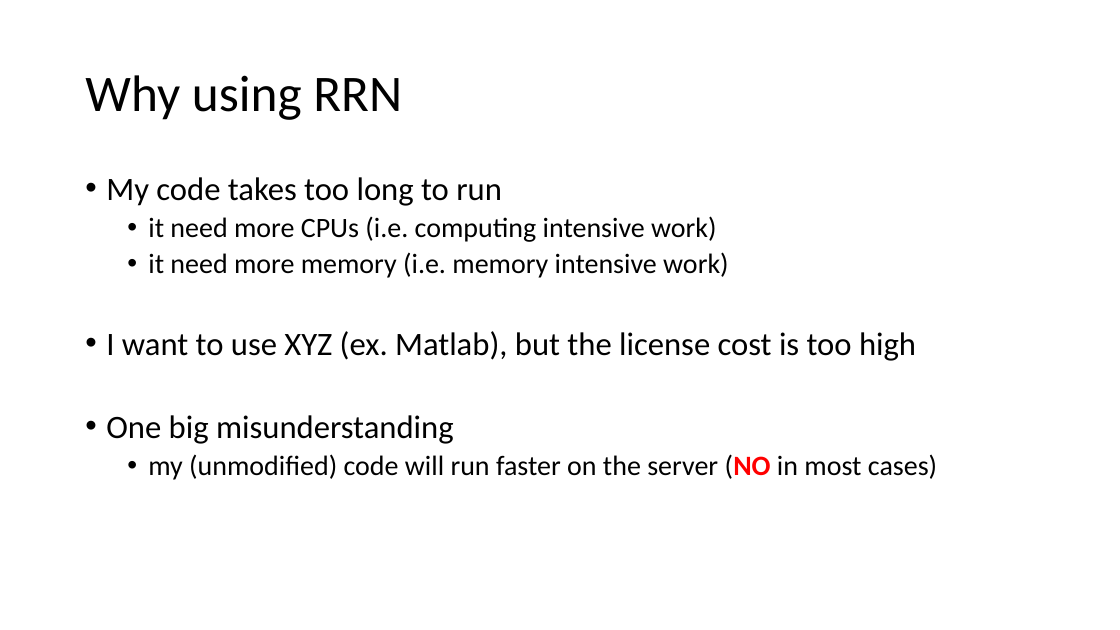
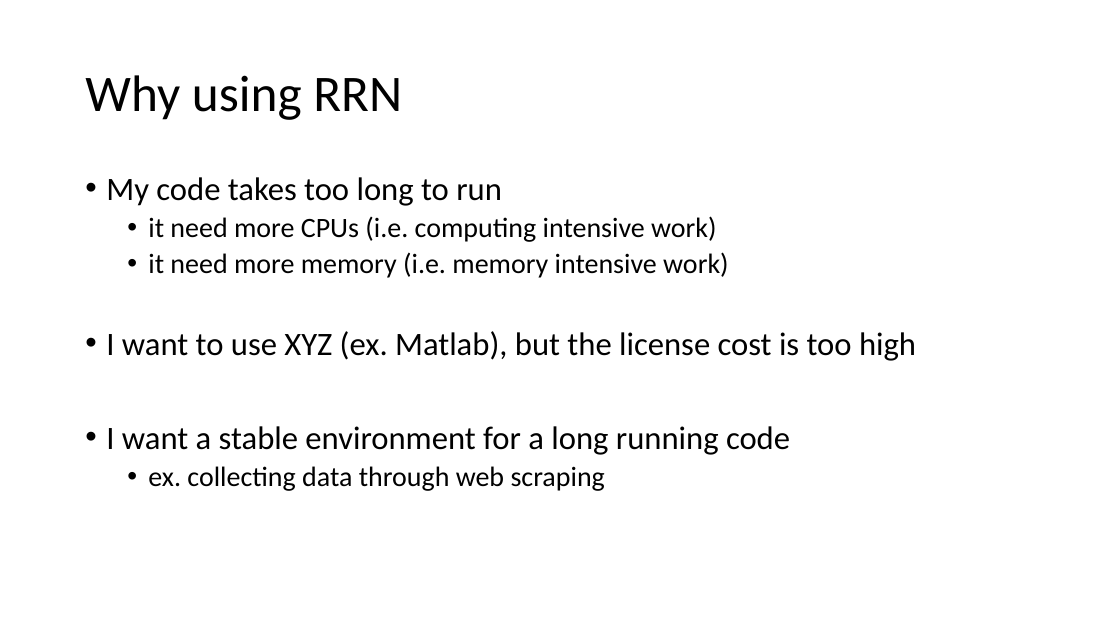
Before and after one commit to tdmdal/rrn-workshop, a slide deck: slide 9 of rrn_intro.pptx (slide 8 before the commit). Drawn at 1120x630 pixels with LibreOffice and Linux fonts; fonts in the diff are those of the drawing. Boxes give left, top, right and bottom in pixels: in the first picture for what was removed or moved away, otherwise in the second. Text is boxed around its words. In the diff, an @@ line names an element or a change of style, - is before the commit and + after.

```diff
--- a/rrn_intro.pptx
+++ b/rrn_intro.pptx
@@ text at (106,426,790,491): text changed; size 24 to 28 pt @@
-• One big misunderstanding
-  • my (unmodified) code will run faster on the server (NO in most cases)
+• I want a stable environment for a long running code
+  • ex. collecting data through web scraping
```
Also in this commit, not shown: 15 other slides changed, 6 slides added, 2 other files.
